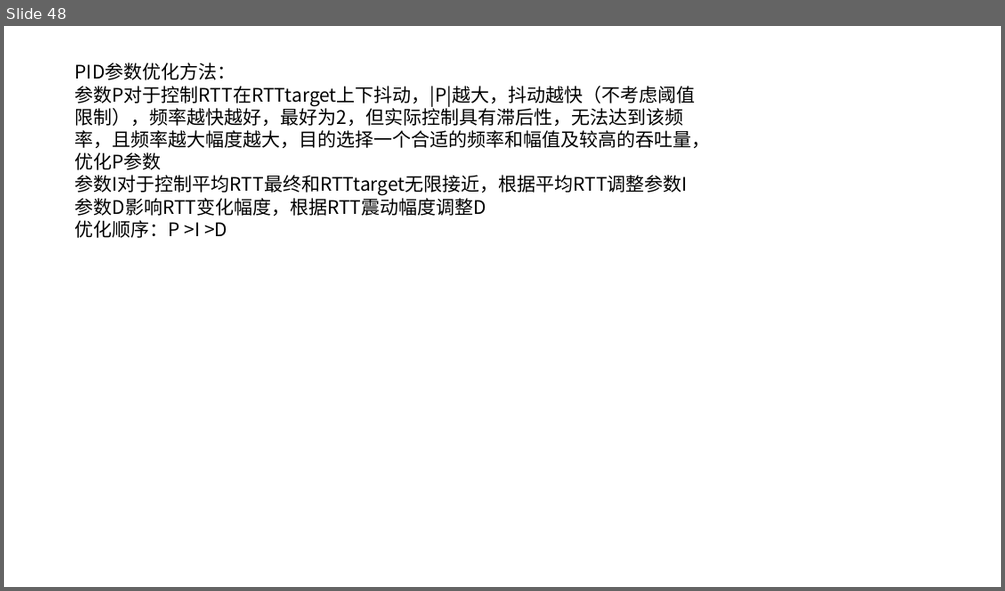
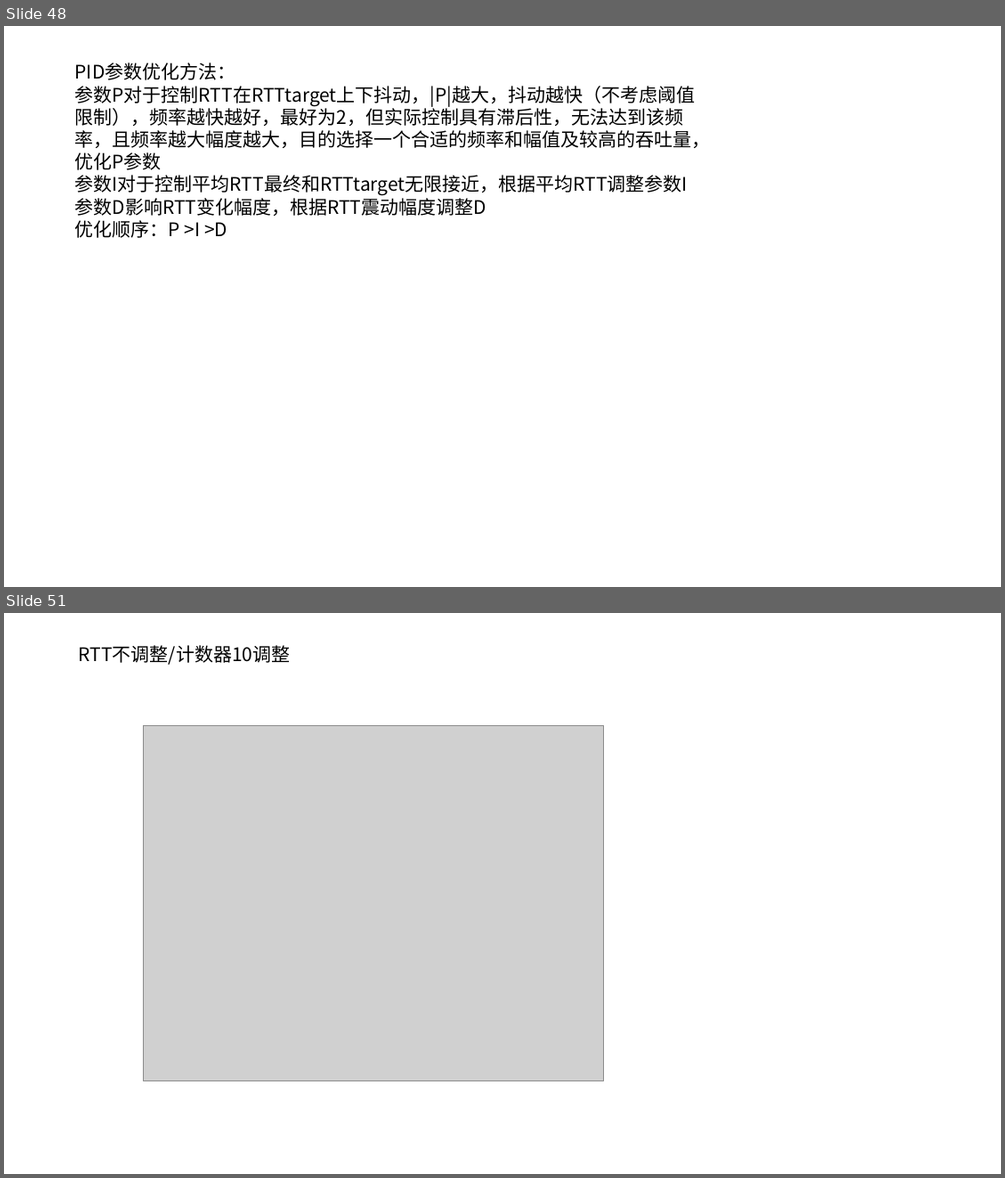
Before and after one commit to JinPeng-Zhang/DCN-LSTM_PID-congestion-control, a slide deck: paper/毕设思路 [自动保存的] [自动保存的].pptx. Shown one above the other, each under a label of ours: slide 48 before the commit, slides 48 and 51 after it; the slides between them are not shown. The pictures are 1005x591 and 1005x1178 pixels, drawn with LibreOffice and Linux fonts; fonts in the diff are those of the drawing; grey boxes stand for pictures. Boxes give left, top, right and bottom in pixels: in the first picture for what was removed or moved away, otherwise in the second. Text is boxed around its words. In the diff, an @@ line names an element or a change of style, - is before the commit and + after.

```diff
--- a/paper/毕设思路 [自动保存的] [自动保存的].pptx
+++ b/paper/毕设思路 [自动保存的] [自动保存的].pptx
@@ slide 51 added at (4,613,1001,1174), background #FFFFFF @@
@@ text added at (79,645,291,665), 18 pt, text #000000 @@
+RTT不调整/计数器10调整
@@ picture added at (143,725,604,1081) @@
```
Also in this commit, not shown: 3 other slides added, 6 other files.
